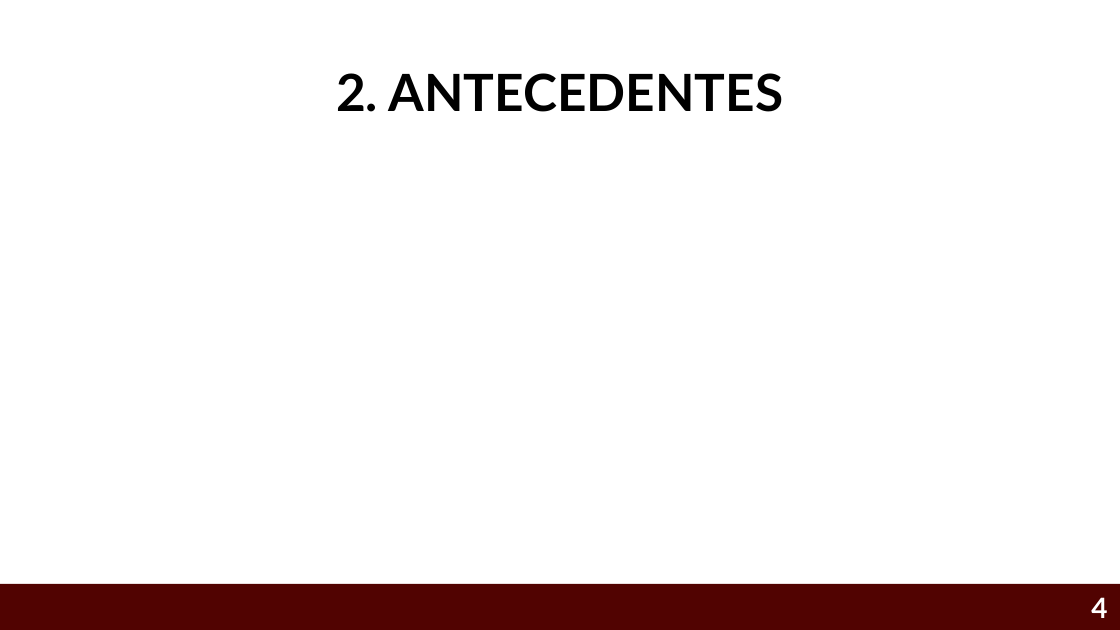
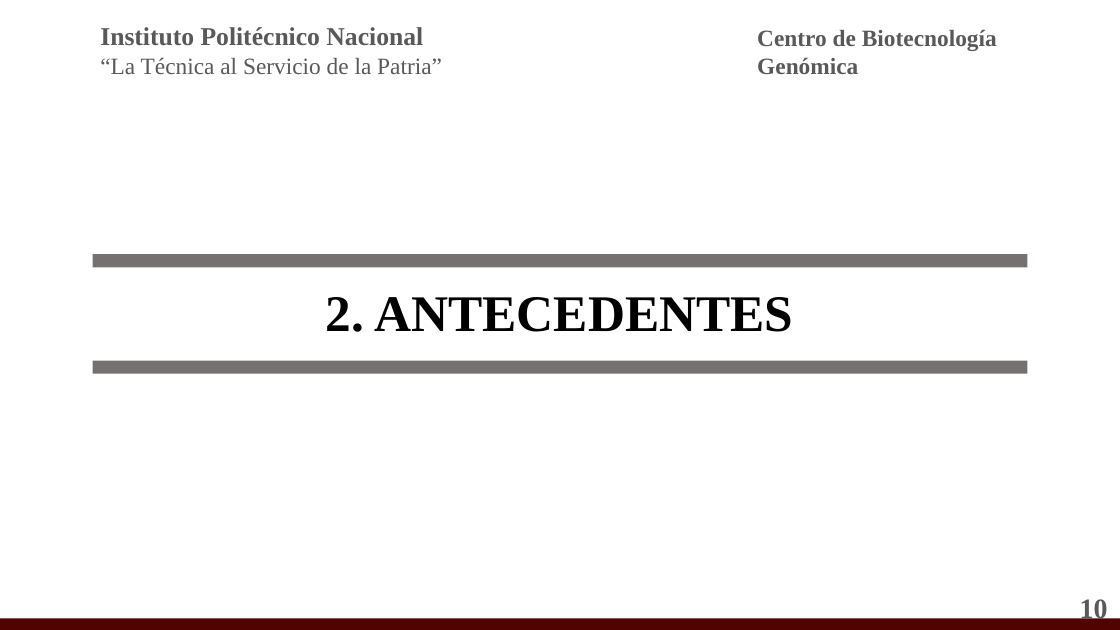
Before and after one commit to Eliud7720/Alzheimer---Anteproyecto, a slide deck: slide 10 of CRIBADO VIRTUAL INTELIGENTE PARA IDENTIFICAR INHIBIDORES MULTI-BLANCO ENFOCADOS AL TRATAMIENTO DE LA .pptx (slide 4 before the commit). Drawn at 1120x630 pixels with LibreOffice and Linux fonts; fonts in the diff are those of the drawing; background and template pictures are left out. Boxes give left, top, right and bottom in pixels: in the first picture for what was removed or moved away, otherwise in the second. Text is boxed around its words. In the diff, an @@ line names an element or a change of style, - is before the commit and + after.

```diff
--- a/CRIBADO VIRTUAL INTELIGENTE PARA IDENTIFICAR INHIBIDORES MULTI-BLANCO ENFOCADOS AL TRATAMIENTO DE LA .pptx
+++ b/CRIBADO VIRTUAL INTELIGENTE PARA IDENTIFICAR INHIBIDORES MULTI-BLANCO ENFOCADOS AL TRATAMIENTO DE LA .pptx
@@ text added at [100, 27, 442, 74], 20 pt, text #595959 @@
+Instituto Politécnico Nacional
+“La Técnica al Servicio de la Patria”
@@ text added at [757, 30, 997, 74], 20 pt, text #595959, bold @@
+Centro de Biotecnología Genómica
@@ title "2. ANTECEDENTES": place and size @@
-title "2. ANTECEDENTES" at [336, 73, 784, 112]
+title "2. ANTECEDENTES" at [326, 297, 793, 332]
@@ title "2. ANTECEDENTES" at [326, 297, 793, 332]: font Lato to Times New Roman @@
@@ rectangle added at [92, 255, 1028, 268], fill #767171 @@
@@ rectangle added at [92, 360, 1028, 374], fill #767171 @@
@@ page number at [1080, 596, 1108, 623]: text changed; font Lato to Times New Roman; text colour #FFFFFF to #595959 @@
-4
+10
@@ rectangle: place and size @@
-rectangle at [0, 584, 1120, 630]
+rectangle at [0, 618, 1120, 630]
```
Also in this commit, not shown: 19 other slides changed, 13 slides added, 2 slides removed, 2 other files.
